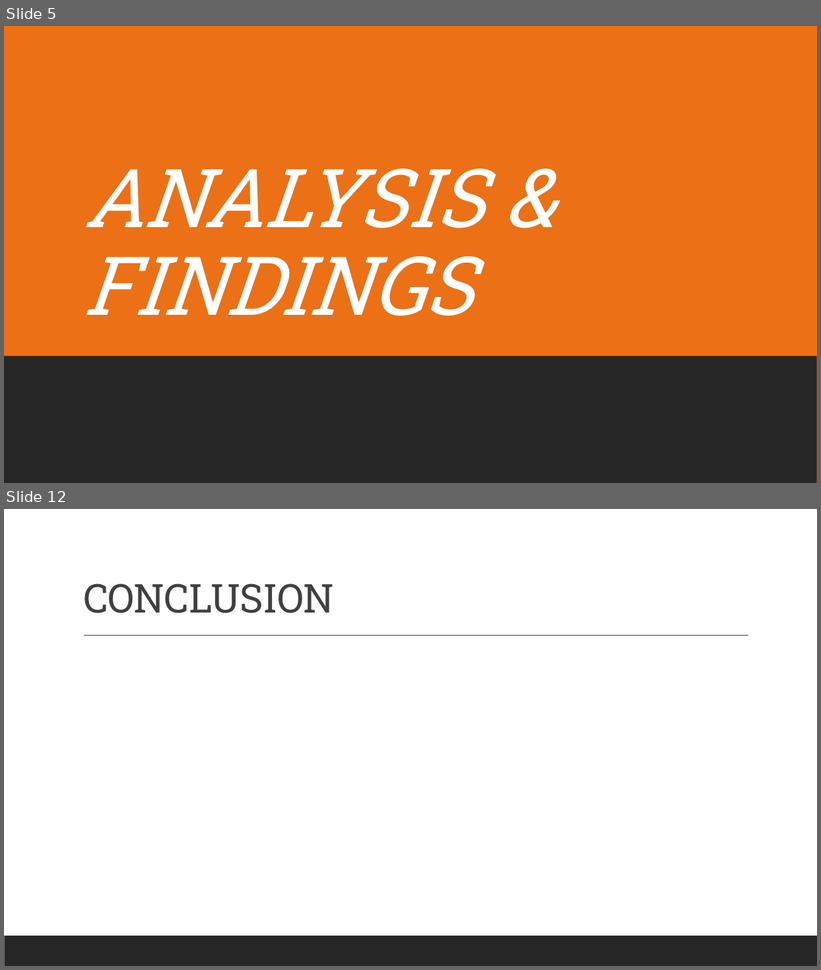
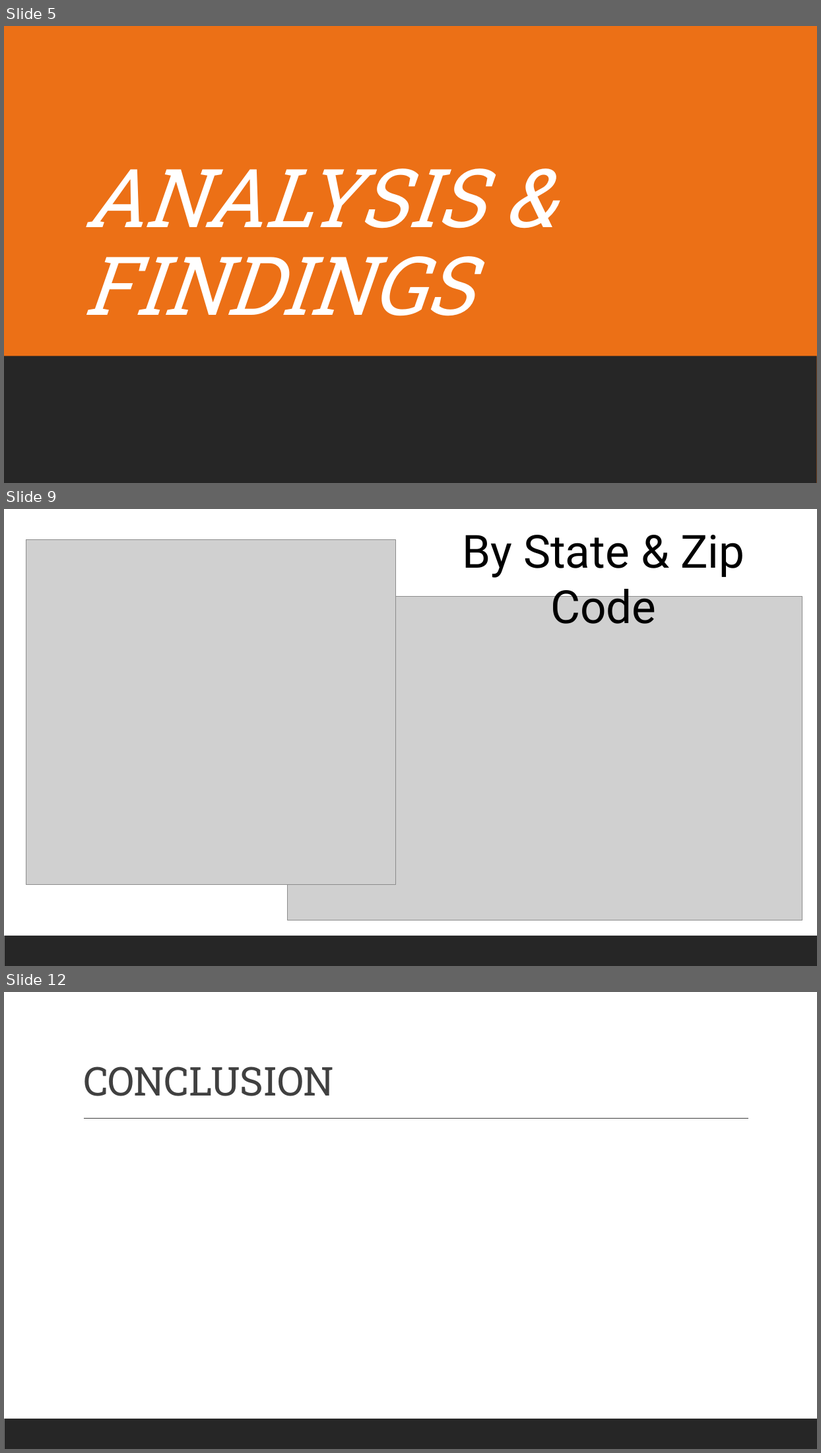
Before and after one commit to mgmboyd/DA-Capstone-Project, a slide deck: Presentation/BB Final Capstone Project PowerPoint V1.pptx. Shown one above the other, each under a label of ours: slides 5 and 12 before the commit, slides 5, 9 and 12 after it; the slides between them are not shown. The pictures are 821x970 and 821x1453 pixels, drawn with LibreOffice and Linux fonts; fonts in the diff are those of the drawing; grey boxes stand for pictures. Boxes give left, top, right and bottom in pixels: in the first picture for what was removed or moved away, otherwise in the second. Text is boxed around its words. In the diff, an @@ line names an element or a change of style, - is before the commit and + after.

```diff
--- a/Presentation/BB Final Capstone Project PowerPoint V1.pptx
+++ b/Presentation/BB Final Capstone Project PowerPoint V1.pptx
@@ slide 9 added at (4, 509, 817, 966), background #FFFFFF @@
@@ rectangle added at (4, 509, 817, 966), fill #FFFFFF @@
@@ picture added at (26, 539, 395, 885) @@
@@ text added at (462, 535, 745, 624), 54 pt, text #000000 @@
+By State & Zip Code
@@ picture added at (288, 597, 803, 921) @@
@@ rectangle added at (4, 936, 817, 966), fill #262626 @@
```
Also in this commit, not shown: 5 other slides added, 6 slides removed.
